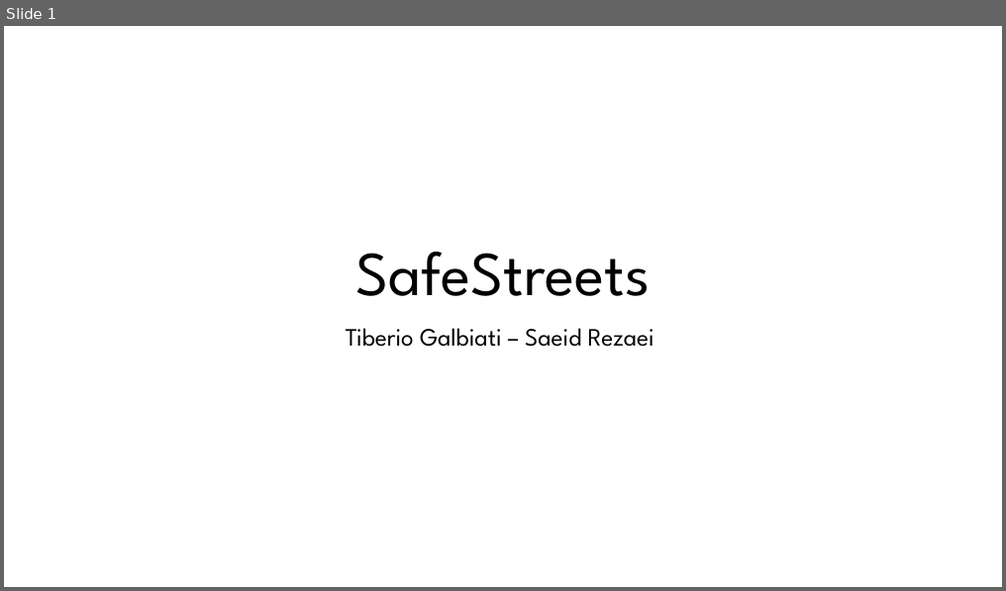
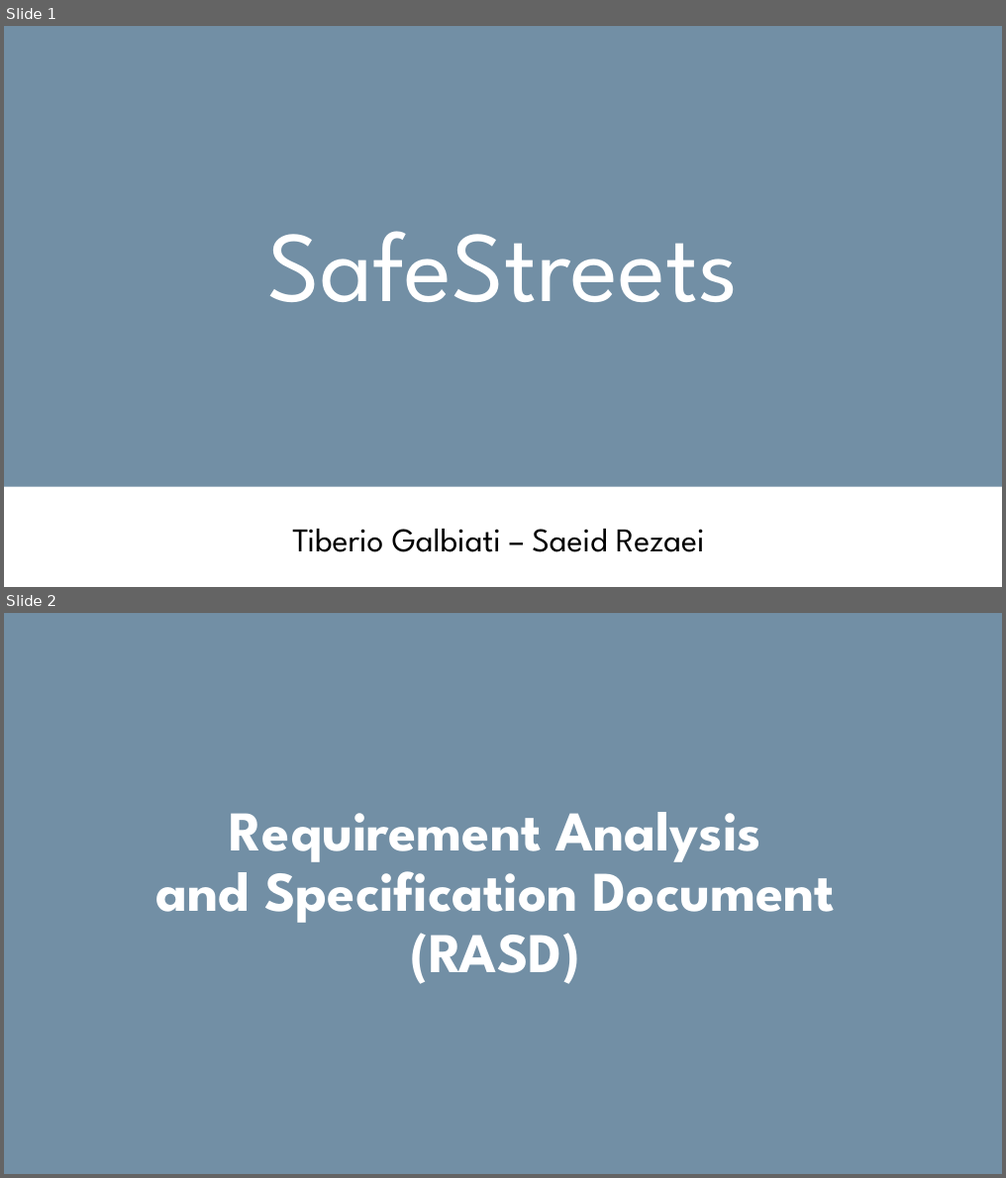
Before and after one commit to TiberioG/SoftwareEngineering2Polimi, a slide deck: Presentation1.pptx. Shown one above the other, each under a label of ours: slide 1 before the commit, slides 1 and 2 after it. The pictures are 1006x591 and 1006x1178 pixels, drawn with LibreOffice and Linux fonts; fonts in the diff are those of the drawing. Boxes give left, top, right and bottom in pixels: in the first picture for what was removed or moved away, otherwise in the second. Text is boxed around its words. In the diff, an @@ line names an element or a change of style, - is before the commit and + after.

```diff
--- a/Presentation1.pptx
+++ b/Presentation1.pptx
@@ slide 2 added at (x1=4, y1=613, x2=1002, y2=1174), background #FFFFFF @@
@@ rectangle added at (x1=4, y1=613, x2=1002, y2=1174), fill #728FA5 @@
@@ text added at (x1=156, y1=812, x2=835, y2=984), 54 pt, text #FFFFFF, bold @@
+Requirement Analysis
+and Specification Document
+(RASD)
@@ slide 1 changed as well @@
@@ rectangle added at (x1=4, y1=26, x2=1002, y2=487), fill #728FA5 @@
@@ title "SafeStreets" moved from (x1=356, y1=252, x2=650, y2=296) to (x1=268, y1=231, x2=739, y2=302) @@
@@ title "SafeStreets" at (x1=268, y1=231, x2=739, y2=302): size 60 to 96 pt, text colour #000000 to #FFFFFF @@
@@ subtitle "Tiberio Galbiati – Saeid Rezaei" moved from (x1=346, y1=328, x2=654, y2=347) to (x1=292, y1=529, x2=705, y2=553) @@
@@ subtitle "Tiberio Galbiati – Saeid Rezaei" at (x1=292, y1=529, x2=705, y2=553): size 24 to 32 pt @@
```
Also in this commit, not shown: 4 other slides changed, 8 other slides added, 9 slides removed, 2 other files.
